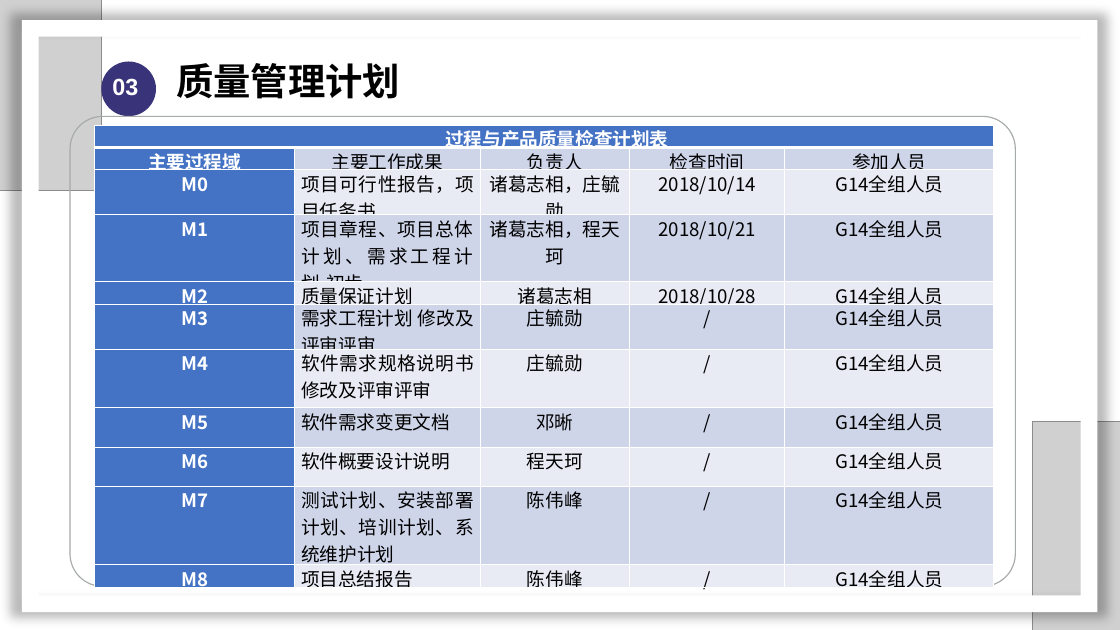
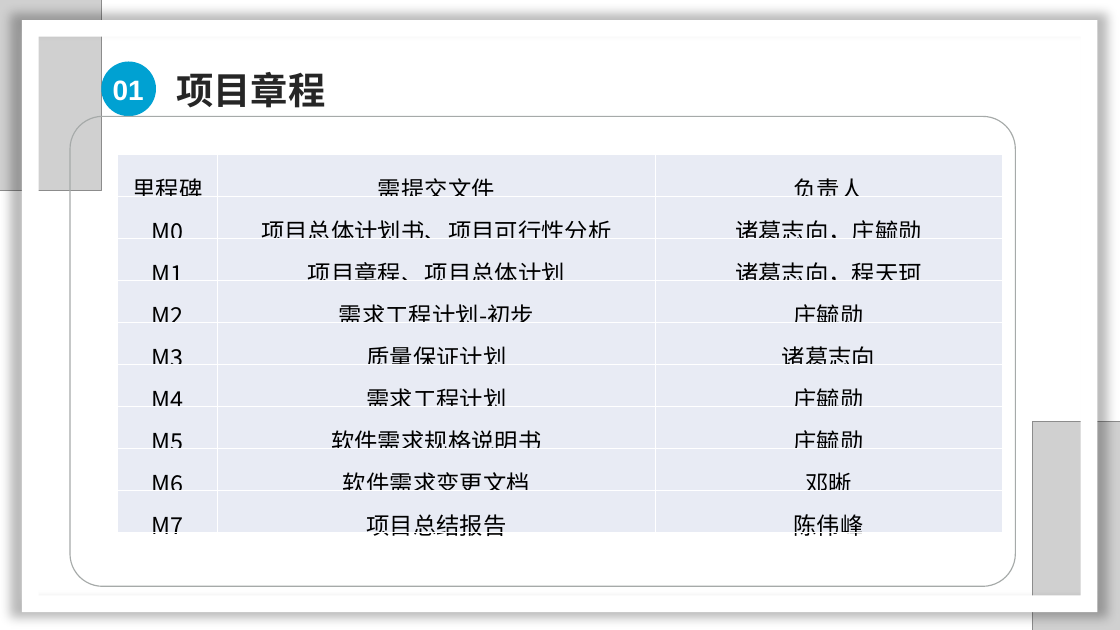
Before and after one commit to SarielX98/PRD2018G14, a slide deck: slide 7 of 受控文档/PPT/PRD2018-G14-软件需求工程审核PPT.pptx (slide 49 before the commit). Drawn at 1120x630 pixels with LibreOffice and Linux fonts; fonts in the diff are those of the drawing; grey boxes stand for pictures; background and template pictures are left out. Boxes give left, top, right and bottom in pixels: in the first picture for what was removed or moved away, otherwise in the second. Text is boxed around its words. In the diff, an @@ line names an element or a change of style, - is before the commit and + after.

Commit message:
2018/12/04-软件需求工程审核PPT更新

```diff
--- a/受控文档/PPT/PRD2018-G14-软件需求工程审核PPT.pptx
+++ b/受控文档/PPT/PRD2018-G14-软件需求工程审核PPT.pptx
@@ ellipse at [102, 61, 156, 116]: fill #39337A to #00A1D2 @@
@@ text at [113, 80, 144, 101]: text changed; size 20 to 24 pt @@
-03
+01
@@ text at [176, 72, 325, 108]: text changed; font Noto Sans CJK SC to Arial; text colour #000000 to #262626 @@
-质量管理计划
+项目章程
@@ table at [118, 154, 1003, 540] @@
-过程与产品质量检查计划表 |  |  |  | 
-主要过程域 | 主要工作成果 | 负责人 | 检查时间 | 参加人员
-M0 | 项目可行性报告，项目任务书 | 诸葛志相，庄毓勋 | 2018/10/14 | G14全组人员
-M1 | 项目章程、项目总体计划、需求工程计划-初步 | 诸葛志相，程天珂 | 2018/10/21 | G14全组人员
-M2 | 质量保证计划 | 诸葛志相 | 2018/10/28 | G14全组人员
-M3 | 需求工程计划 修改及评审评审 | 庄毓勋 | / | G14全组人员
-M4 | 软件需求规格说明书 修改及评审评审 | 庄毓勋 | / | G14全组人员
-M5 | 软件需求变更文档 | 邓晰 | / | G14全组人员
-M6 | 软件概要设计说明 | 程天珂 | / | G14全组人员
-M7 | 测试计划、安装部署计划、培训计划、系统维护计划 | 陈伟峰 | / | G14全组人员
-M8 | 项目总结报告 | 陈伟峰 | / | G14全组人员
+里程碑 | 需提交文件 | 负责人
+M0 | 项目总体计划书、项目可行性分析 | 诸葛志向，庄毓勋
+M1 | 项目章程、项目总体计划 | 诸葛志向，程天珂
+M2 | 需求工程计划-初步 | 庄毓勋
+M3 | 质量保证计划 | 诸葛志向
+M4 | 需求工程计划 | 庄毓勋
+M5 | 软件需求规格说明书 | 庄毓勋
+M6 | 软件需求变更文档 | 邓晰
+M7 | 项目总结报告 | 陈伟峰
@@ table: place and size @@
-table at [94, 125, 994, 596]
+table at [118, 154, 1003, 540]
```
Also in this commit, not shown: 20 other slides changed, 12 slides added, 22 slides removed.
